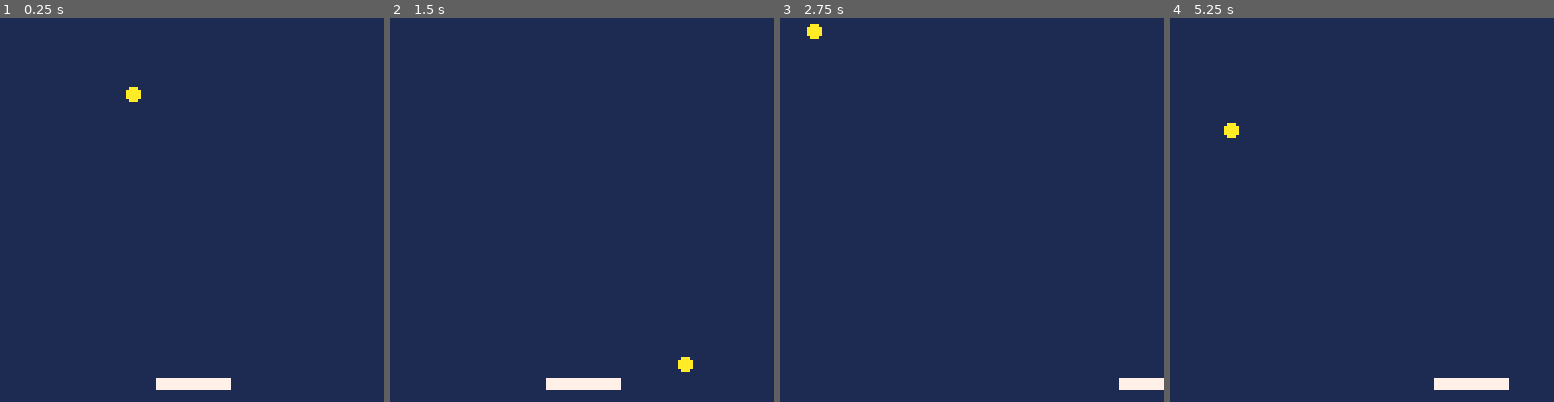
Above: before the commit, frames 1-4 (left to right).
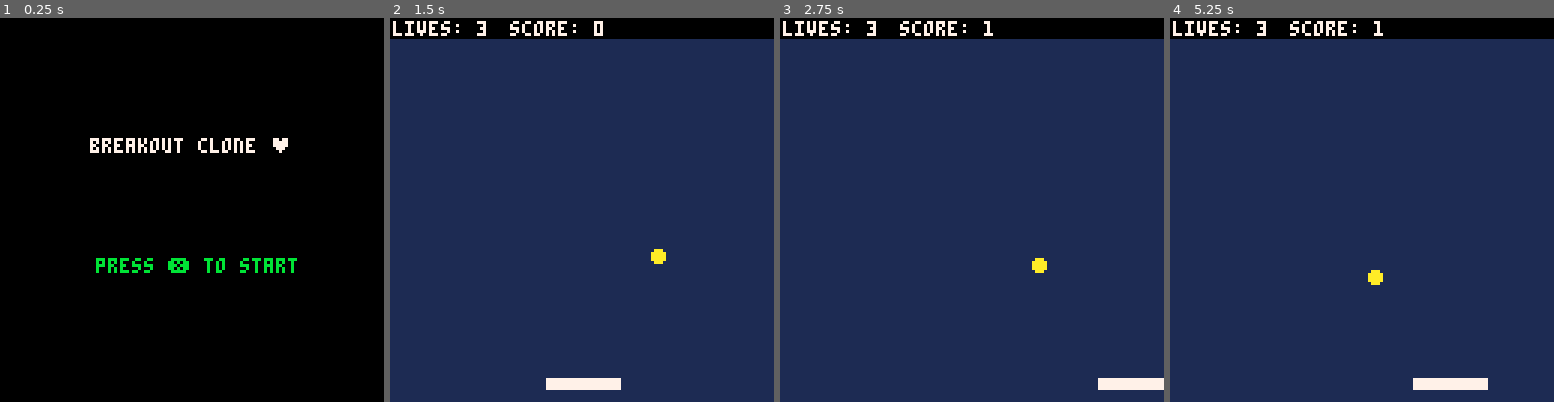
Above: after the commit, the same moments.

Repository: campjake/breakout-p8
Game: PICO-8 cartridge breakout.p8
The game is run twice, just before and just after one commit, with the same random seed, the same clock (stepped at 60 frames per second) and the same inputs.
Inputs:
- Up to frame 1 (0.25 s): no input
- Up to frame 2 (1.5 s): tap X (X key) at 0.33, 1.07 s
- Up to frame 3 (2.75 s): hold Right 1.6-2.1 s; tap X (X key) at 1.85 s; hold Right from 2.47 s (still down)
- Up to frame 4 (5.25 s): tap X (X key) at 2.97, 4.08, 5.2 s; release Right at 3.03 s; hold Left 3.08-3.58 s; hold Right 4.02-4.68 s; hold Left from 5.08 s (still down)

The runs differ from the first frame. In frame 1, 100% of the frame differs, in the area x 0-100%, y 0-100%; in frame 2, 5.7%; in frame 3, 5.8%; in frame 4, 6.1%.

Commit message:
Implemented rudimentary collision, collision test, and state machine

Diff:
--- a/breakout.p8
+++ b/breakout.p8
@@ -1,13 +1,36 @@
 pico-8 cartridge // http://www.pico-8.com
 version 41
 __lua__
+--breakout clone
+--cakejamble (jake campbell)
 
 function _init()
+	mode = "start"
+end
+
+function _update60()
+	if mode == "game" then
+		update_game()
+	elseif mode == "start" then
+		update_start()
+	elseif mode == "gameover" then
+		update_gameover()
+	end
+end
+
+function update_start()
+	if btn(5) then
+	 startgame()
+	end
+end
+
+function startgame()
+	mode="game"
 	col=10
 	ball_x  = 20
-	ball_y  = 1
-	ball_dx = 3
-	ball_dy = 3
+	ball_y  = 10
+	ball_dx = 1
+	ball_dy = 1
 	ball_r  = 2
 	ball_dr = 0.5
 
@@ -17,56 +40,215 @@
 	pad_dy = 0
 	pad_w  = 24
 	pad_h  = 3
-end
-
-function _update()
-	btnpress=false
+	pad_c  = 7
+
+	lives =3
+	points=0
+	serveball()
+end
+
+function serveball()
+	ball_x  = 20
+	ball_y  = 10
+	ball_dx = 1
+	ball_dy = 1
+end
+
+function gameover()
+	mode="gameover"
+end
+
+function update_gameover()
+	if btn(5) then startgame() end
+end
+
+function update_game()
+	local btnpress=false
+	local nextx,nexty
 
 	--paddle speed left
 	if btn(0) and pad_x > 0 then
-		pad_dx=-5
+		pad_dx=-2.5
 		btnpress=true
 	end
 	--paddle speed right
 	if btn(1) and pad_x+pad_w < 128 then
-		pad_dx=5
+		pad_dx=2.5
 		btnpress=true
 	end
 
 	--paddle deceleration
 	if not btnpress then
-		pad_dx/=1.75
+		pad_dx/=2.25
 	end
 
 	--paddle movement
 	pad_x+=pad_dx
 
-	--ball movement
-	ball_x += ball_dx
-	ball_y += ball_dy
+	--compute ball movement
+	nextx = ball_x + ball_dx
+ nexty = ball_y + ball_dy
 
 	--ball boundary detect x
-	if ball_x > 126 or ball_x < 0 then
+	if nextx > 124 or nextx < 3 then
+		nextx=mid(0,nextx,127)
+
 		ball_dx = -ball_dx
 		sfx(0)
 	end
 
 	--ball boundary detect y
-	if ball_y > 126 or ball_y < 0 then
+	if nexty < 10 then
+		nexty=mid(0,nexty,127)
+
 		ball_dy = -ball_dy
-		sfx(0)
-	end
-
-	--ball collides with paddle
-	if ball_y == ball_ and ball_x < pad_x+pad_w and ball_x > pad_x then
-		ball_dy = -ball_dy
+	 sfx(0)
+	end
+
+	--handling ball/pad collision
+	if ball_box(nextx,nexty,pad_x,pad_y,pad_w,pad_h) then
+		--set direction for deflection
+		if deflx_ballbox(ball_x,ball_y,ball_dx,ball_dy,pad_x,pad_y,pad_w,pad_h) then
+			ball_dx = -ball_dx
+
+		else
+			ball_dy = -ball_dy
+		end
+		sfx(1)
+		points+=1
+	end
+
+	--update ball coords
+	ball_x=nextx
+	ball_y=nexty
+
+	--check for fail-state
+	if nexty > 124 then
+		sfx(5)
+		lives-=1
+		if lives < 0 then
+			gameover()
+		end
+
+		serveball()
 	end
 end
 
 function _draw()
+	if mode == "game" then
+		draw_game()
+	elseif mode == "start" then
+		draw_start()
+	elseif mode == "gameover" then
+		draw_gameover()
+	end
+end
+
+function draw_start()
+	cls()
+	print("breakout clone ♥", 30, 40, 7)
+	print("press ❎ to start", 32, 80, 11)
+end
+
+function draw_gameover()
+	rectfill(0,60,128,75,0)
+	print("game over",46,62,7)
+	print("press ❎ to restart",25,68,11)
+end
+
+function draw_game()
 	cls(1)
 	circfill(ball_x,ball_y, ball_r,col)
-	rectfill(pad_x,pad_y,pad_x+pad_w,pad_y+pad_h,7)
+	rectfill(pad_x,pad_y,pad_x+pad_w,pad_y+pad_h,pad_c)
+
+	rectfill(0,0,128,6,0)
+	print("lives: "..lives,1,1,7)
+	print("score: "..points,40,1,7)
+end
+
+--checks for ball collision with rect
+function ball_box(bx,by,box_x,box_y,box_w,box_h)
+	if by-ball_r > box_y+box_h then	return false end
+	if by+ball_r < box_y then	return false	end
+	if bx-ball_r > box_x+box_w then	return false	end
+	if bx+ball_r < box_x then	return false	end
+	return true
+end
+
+function hit_ballbox(bx,by,tx,ty,tw,th)
+ if bx+ball_r < tx then return false end
+ if by+ball_r < ty then return false end
+ if bx-ball_r > tx+tw then return false end
+ if by-ball_r > ty+th then return false end
+ return true
+end
+
+function deflx_ballbox(bx,by,bdx,bdy,tx,ty,tw,th)
+ -- calculate wether to deflect the ball
+ -- horizontally or vertically when it hits a box
+ if bdx == 0 then
+  -- moving vertically
+  return false
+ elseif bdy == 0 then
+  -- moving horizontally
+  return true
+ else
+  -- moving diagonally
+  -- calculate slope
+  local slp = bdy / bdx
+  local cx, cy
+  -- check variants
+  if slp > 0 and bdx > 0 then
+   -- moving down right
+   debug1="q1"
+   cx = tx-bx
+   cy = ty-by
+   if cx<=0 then
+    return false
+   elseif cy/cx < slp then
+    return true
+   else
+    return false
+   end
+  elseif slp < 0 and bdx > 0 then
+   debug1="q2"
+   -- moving up right
+   cx = tx-bx
+   cy = ty+th-by
+   if cx<=0 then
+    return false
+   elseif cy/cx < slp then
+    return false
+   else
+    return true
+   end
+  elseif slp > 0 and bdx < 0 then
+   debug1="q3"
+   -- moving left up
+   cx = tx+tw-bx
+   cy = ty+th-by
+   if cx>=0 then
+    return false
+   elseif cy/cx > slp then
+    return false
+   else
+    return true
+   end
+  else
+   -- moving left down
+   debug1="q4"
+   cx = tx+tw-bx
+   cy = ty-by
+   if cx>=0 then
+    return false
+   elseif cy/cx < slp then
+    return false
+   else
+    return true
+   end
+  end
+ end
+ return false
 end
 __gfx__
 00000000000000000000000000000000000000000000000000000000000000000000000000000000000000000000000000000000000000000000000000000000
--- /dev/null
+++ b/deflect.lua
@@ -0,0 +1,122 @@
+box_x = 32
+box_y = 58
+box_w = 64
+box_h = 12
+
+rayx = 0
+rayy = 0
+raydx = -2
+raydy = -2
+
+debug1 = "debug"
+
+function _init()
+end
+
+function _update()
+ if btn(1) then
+  rayx+=1
+ end
+ if btn(0) then
+  rayx-=1
+ end
+ if btn(2) then
+  rayy-=1
+ end
+ if btn(3) then
+  rayy+=1
+ end
+end
+
+function _draw()
+ cls()
+ rect(box_x, box_y, box_x+box_w, box_y+box_h, 7)
+ local px, py = rayx, rayy
+ repeat
+  pset(px, py, 8)
+  px+=raydx
+  py+=raydy
+ until px<0 or px>128 or py < 0 or py > 128
+ if deflx_ballbox(rayx,rayy,raydx,raydy,box_x,box_y,box_w,box_h) then
+  print("horizontal")
+ else
+  print("vertical")
+ end
+ print(debug1)
+end
+
+function hit_ballbox(bx,by,tx,ty,tw,th)
+ if bx+ball_r < tx then return false end
+ if by+ball_r < ty then return false end
+ if bx-ball_r > tx+tw then return false end
+ if by-ball_r > ty+th then return false end
+ return true
+end
+
+function deflx_ballbox(bx,by,bdx,bdy,tx,ty,tw,th)
+ -- calculate wether to deflect the ball
+ -- horizontally or vertically when it hits a box
+ if bdx == 0 then
+  -- moving vertically
+  return false
+ elseif bdy == 0 then
+  -- moving horizontally
+  return true
+ else
+  -- moving diagonally
+  -- calculate slope
+  local slp = bdy / bdx
+  local cx, cy
+  -- check variants
+  if slp > 0 and bdx > 0 then
+   -- moving down right
+   debug1="q1"
+   cx = tx-bx
+   cy = ty-by
+   if cx<=0 then
+    return false
+   elseif cy/cx < slp then
+    return true
+   else
+    return false
+   end
+  elseif slp < 0 and bdx > 0 then
+   debug1="q2"
+   -- moving up right
+   cx = tx-bx
+   cy = ty+th-by
+   if cx<=0 then
+    return false
+   elseif cy/cx < slp then
+    return false
+   else
+    return true
+   end
+  elseif slp > 0 and bdx < 0 then
+   debug1="q3"
+   -- moving left up
+   cx = tx+tw-bx
+   cy = ty+th-by
+   if cx>=0 then
+    return false
+   elseif cy/cx > slp then
+    return false
+   else
+    return true
+   end
+  else
+   -- moving left down
+   debug1="q4"
+   cx = tx+tw-bx
+   cy = ty-by
+   if cx>=0 then
+    return false
+   elseif cy/cx < slp then
+    return false
+   else
+    return true
+   end
+  end
+ end
+ return false
+end
Not shown, changed: the sound effects (__sfx__) section of breakout.p8
